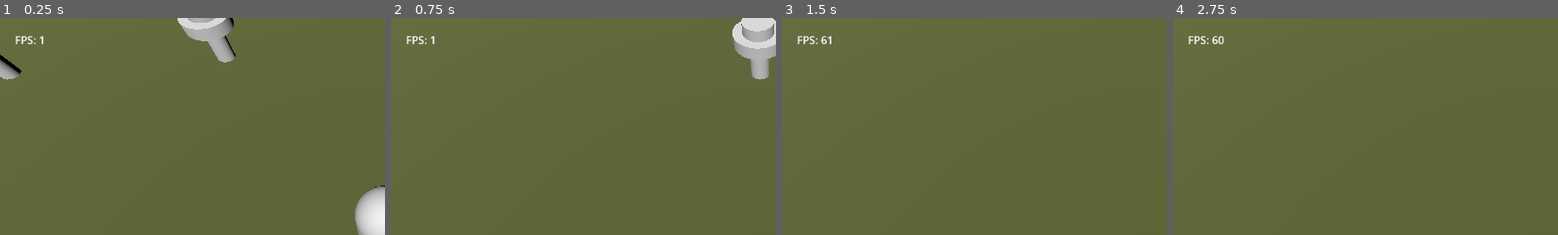
Above: before the commit, frames 1-4 (left to right).
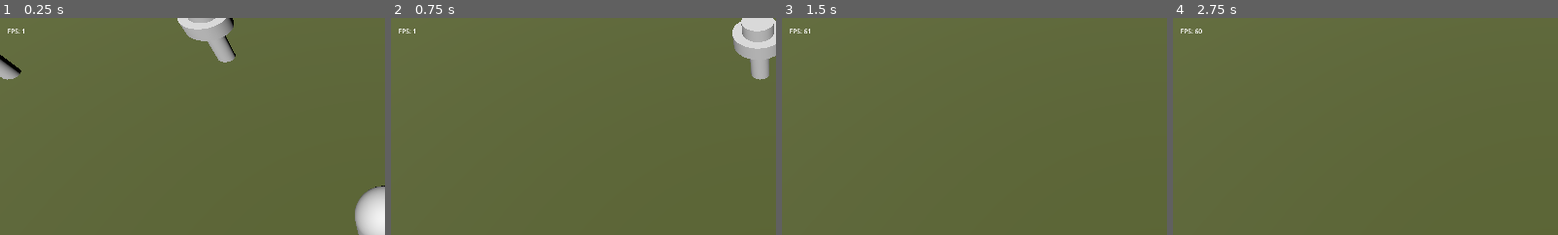
Above: after the commit, the same moments.

Repository: adamsocki/rafah_godot
Game: Godot game, scene res://node_3d.tscn
The game is run twice, just before and just after one commit, with the same random seed, the same clock (stepped at 60 frames per second) and the same inputs.
Inputs (mouse positions are % of the whole screen's width and height, from its top left):
- Up to frame 1 (0.25 s): no input
- Up to frame 2 (0.75 s): tap Enter at 0.5 s; move the mouse to (72, 45) at 0.52 s; hold A (key_a) from 0.53 s (still down)
- Up to frame 3 (1.5 s): tap Space at 1.25 s; move the mouse to (30, 55) at 1.27 s; release A (key_a) at 1.28 s; tap D (key_d) at 1.35 s
- Up to frame 4 (2.75 s): tap Enter at 2 s; move the mouse to (60, 28) at 2.02 s; tap E (key_e) at 2.1 s
The pictures show only the part of the screen within x 1-50%, y 0-50%; the shares and areas given below are measured in that part.

The runs differ from the first frame. In frame 1, 0.2% of the frame differs, in the area x 2-12%, y 4-13%; in frame 2, 0.2%; in frame 3, 0.2%; in frame 4, 0.3%, in the area x 2-14%, y 4-13%.

Commit message:
gui work

Diff:
--- a/DebugManager.gd
+++ b/DebugManager.gd
@@ -1,4 +1,5 @@
 extends Node
+
 
 
 @export_group("Debug Properties")
@@ -7,6 +8,8 @@
 @export_group("Debug Properties")
 @export var vSync: bool
 
+@export_group("Debug Properties")
+@export var showGui: bool
 
 func InitDebugManager():
 	if (vSync):
@@ -15,6 +18,13 @@
 		DisplayServer.window_set_vsync_mode(DisplayServer.VSYNC_DISABLED)
 
 
+	if (showGui):
+		$"../UIManager".get_node("InGameUI").visible = true
+	else:
+		$"../UIManager".get_node("InGameUI").visible = false
+
+
+
 func UpdateDebugManager(delta):
 	if (debugMode):
 		$RichTextLabel.text = str("FPS: ",  Engine.get_frames_per_second())
--- /dev/null
+++ b/action_icon.tscn
@@ -0,0 +1,14 @@
+[gd_scene format=3 uid="uid://fmspwhoiwreq"]
+
+[node name="action_icon" type="AspectRatioContainer"]
+custom_minimum_size = Vector2(100, 100)
+anchors_preset = -1
+anchor_right = 0.13
+anchor_bottom = 0.231
+offset_right = 0.23999
+offset_bottom = 0.311996
+grow_horizontal = 2
+grow_vertical = 2
+
+[node name="ColorRect" type="ColorRect" parent="."]
+layout_mode = 2
--- /dev/null
+++ b/control.tscn
@@ -0,0 +1,86 @@
+[gd_scene format=3 uid="uid://bhfc6tsk7x2qh"]
+
+[node name="Control" type="CanvasLayer"]
+
+[node name="HBoxContainer" type="HBoxContainer" parent="."]
+anchors_preset = 7
+anchor_left = 0.5
+anchor_top = 1.0
+anchor_right = 0.5
+anchor_bottom = 1.0
+offset_left = -279.0
+offset_top = -229.0
+offset_right = 279.0
+grow_horizontal = 2
+grow_vertical = 0
+
+[node name="Button" type="Button" parent="HBoxContainer"]
+layout_mode = 2
+size_flags_horizontal = 3
+theme_override_font_sizes/font_size = 111
+text = "hihihi"
+
+[node name="Panel" type="Panel" parent="HBoxContainer"]
+layout_mode = 2
+size_flags_horizontal = 3
+
+[node name="GridContainer" type="GridContainer" parent="HBoxContainer"]
+layout_mode = 2
+size_flags_horizontal = 3
+columns = 3
+
+[node name="Button" type="Button" parent="HBoxContainer/GridContainer"]
+layout_mode = 2
+size_flags_horizontal = 3
+size_flags_vertical = 3
+text = "hihihihih"
+text_overrun_behavior = 4
+clip_text = true
+
+[node name="Button2" type="Button" parent="HBoxContainer/GridContainer"]
+layout_mode = 2
+size_flags_horizontal = 3
+size_flags_vertical = 3
+text = "hihihihih"
+
+[node name="Button3" type="Button" parent="HBoxContainer/GridContainer"]
+layout_mode = 2
+size_flags_horizontal = 3
+size_flags_vertical = 3
+text = "hihihihih"
+
+[node name="Button4" type="Button" parent="HBoxContainer/GridContainer"]
+layout_mode = 2
+size_flags_horizontal = 3
+size_flags_vertical = 3
+text = "hihihihih"
+
+[node name="Button5" type="Button" parent="HBoxContainer/GridContainer"]
+layout_mode = 2
+size_flags_horizontal = 3
+size_flags_vertical = 3
+text = "hihihihih"
+
+[node name="Button6" type="Button" parent="HBoxContainer/GridContainer"]
+layout_mode = 2
+size_flags_horizontal = 3
+size_flags_vertical = 3
+text = "hihihihih"
+
+[node name="Button7" type="Button" parent="HBoxContainer/GridContainer"]
+layout_mode = 2
+size_flags_horizontal = 3
+size_flags_vertical = 3
+text = "hihihihih"
+
+[node name="Button8" type="Button" parent="HBoxContainer/GridContainer"]
+layout_mode = 2
+size_flags_horizontal = 3
+size_flags_vertical = 3
+text = "hihihihih"
+
+[node name="Button9" type="Button" parent="HBoxContainer/GridContainer"]
+layout_mode = 2
+size_flags_horizontal = 3
+size_flags_vertical = 3
+text = "hihihihih"
--- /dev/null
+++ b/in_game_ui.tscn
@@ -0,0 +1,86 @@
+[gd_scene format=3 uid="uid://bkhhbxe1vcbju"]
+
+[node name="InGameUI" type="CanvasLayer"]
+
+[node name="LowerThird_UI" type="HBoxContainer" parent="."]
+anchors_preset = 7
+anchor_left = 0.5
+anchor_top = 1.0
+anchor_right = 0.5
+anchor_bottom = 1.0
+offset_left = -279.0
+offset_top = -229.0
+offset_right = 279.0
+grow_horizontal = 2
+grow_vertical = 0
+
+[node name="Button" type="Button" parent="LowerThird_UI"]
+layout_mode = 2
+size_flags_horizontal = 3
+theme_override_font_sizes/font_size = 111
+text = "hihihi"
+
+[node name="Panel" type="Panel" parent="LowerThird_UI"]
+layout_mode = 2
+size_flags_horizontal = 3
+
+[node name="GridContainer" type="GridContainer" parent="LowerThird_UI"]
+layout_mode = 2
+size_flags_horizontal = 3
+columns = 3
+
+[node name="Button" type="Button" parent="LowerThird_UI/GridContainer"]
+layout_mode = 2
+size_flags_horizontal = 3
+size_flags_vertical = 3
+text = "hihihihih"
+text_overrun_behavior = 4
+clip_text = true
+
+[node name="Button2" type="Button" parent="LowerThird_UI/GridContainer"]
+layout_mode = 2
+size_flags_horizontal = 3
+size_flags_vertical = 3
+text = "hihihihih"
+
+[node name="Button3" type="Button" parent="LowerThird_UI/GridContainer"]
+layout_mode = 2
+size_flags_horizontal = 3
+size_flags_vertical = 3
+text = "hihihihih"
+
+[node name="Button4" type="Button" parent="LowerThird_UI/GridContainer"]
+layout_mode = 2
+size_flags_horizontal = 3
+size_flags_vertical = 3
+text = "hihihihih"
+
+[node name="Button5" type="Button" parent="LowerThird_UI/GridContainer"]
+layout_mode = 2
+size_flags_horizontal = 3
+size_flags_vertical = 3
+text = "hihihihih"
+
+[node name="Button6" type="Button" parent="LowerThird_UI/GridContainer"]
+layout_mode = 2
+size_flags_horizontal = 3
+size_flags_vertical = 3
+text = "hihihihih"
+
+[node name="Button7" type="Button" parent="LowerThird_UI/GridContainer"]
+layout_mode = 2
+size_flags_horizontal = 3
+size_flags_vertical = 3
+text = "hihihihih"
+
+[node name="Button8" type="Button" parent="LowerThird_UI/GridContainer"]
+layout_mode = 2
+size_flags_horizontal = 3
+size_flags_vertical = 3
+text = "hihihihih"
+
+[node name="Button9" type="Button" parent="LowerThird_UI/GridContainer"]
+layout_mode = 2
+size_flags_horizontal = 3
+size_flags_vertical = 3
+text = "hihihihih"
--- a/project.godot
+++ b/project.godot
@@ -17,6 +17,9 @@
 
 [display]
 
+window/size/viewport_width=1920
+window/size/viewport_height=1080
+window/stretch/aspect="ignore"
 window/vsync/vsync_mode=0
 
 [input]
--- a/ui_manager.tscn
+++ b/ui_manager.tscn
@@ -1,9 +1,12 @@
-[gd_scene load_steps=3 format=3 uid="uid://dmica4j7ckkxc"]
+[gd_scene load_steps=4 format=3 uid="uid://dmica4j7ckkxc"]
 
 [ext_resource type="PackedScene" uid="uid://b3a5lju2s0olw" path="res://selection_rectangle.tscn" id="1_a4bof"]
 [ext_resource type="Script" path="res://ui_manager.gd" id="1_jkuau"]
+[ext_resource type="PackedScene" uid="uid://bkhhbxe1vcbju" path="res://in_game_ui.tscn" id="3_0oo2o"]
 
 [node name="UIManager" type="Node"]
 script = ExtResource("1_jkuau")
 
 [node name="SelectionRectangle" parent="." instance=ExtResource("1_a4bof")]
+
+[node name="InGameUI" parent="." instance=ExtResource("3_0oo2o")]
